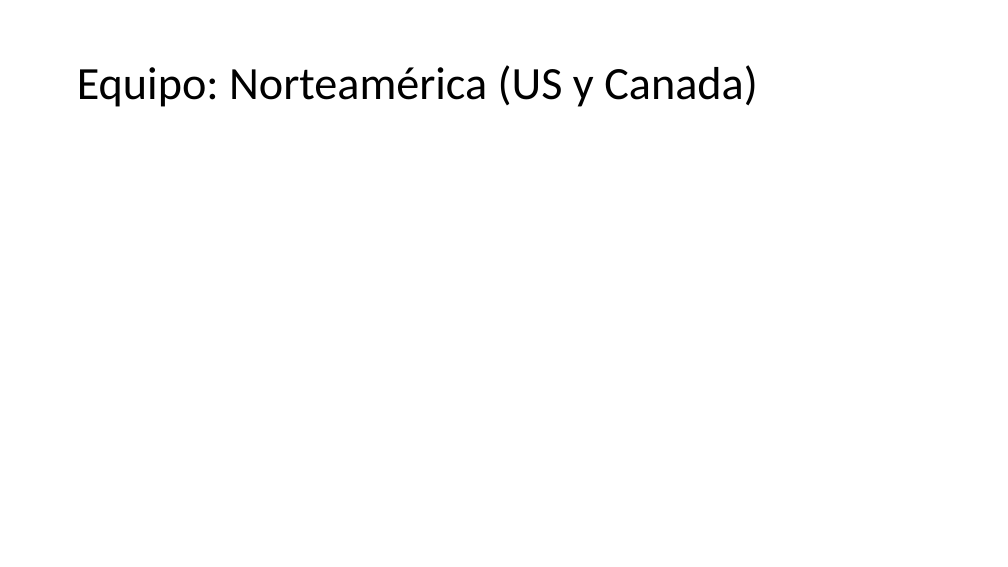
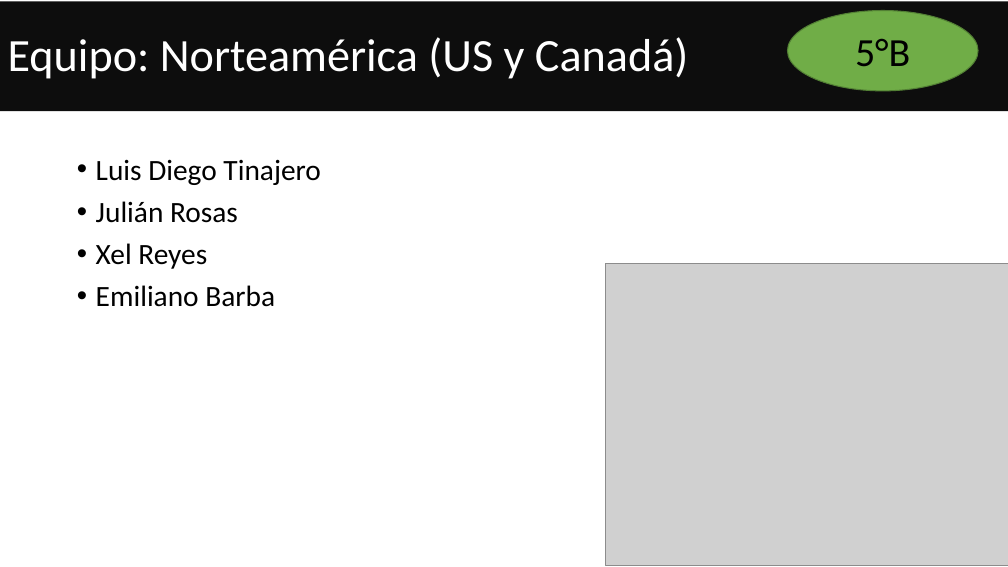
Before and after one commit to Adrifelcha/afchavez-019, a slide deck: slide 9 of JeanPiaget/2019-2020/Presentaciones/Quinto/ActividadContingencia.pptx (slide 6 before the commit). Drawn at 1008x567 pixels with LibreOffice and Linux fonts; fonts in the diff are those of the drawing; grey boxes stand for pictures. Boxes give left, top, right and bottom in pixels: in the first picture for what was removed or moved away, otherwise in the second. Text is boxed around its words. In the diff, an @@ line names an element or a change of style, - is before the commit and + after.

```diff
--- a/JeanPiaget/2019-2020/Presentaciones/Quinto/ActividadContingencia.pptx
+++ b/JeanPiaget/2019-2020/Presentaciones/Quinto/ActividadContingencia.pptx
@@ rectangle added at (0,2,1008,111), fill #0D0D0D, 44 pt, text #FFFFFF @@
+Equipo: Norteamérica (US y Canadá)
@@ ellipse added at (788,11,979,91), fill #70AD47, outline #538035 1 pt, 38 pt, text #000000 @@
+5°B
@@ text added at (96,159,320,307), 28 pt, text #000000 @@
+• Luis Diego Tinajero
+• Julián Rosas
+• Xel Reyes
+• Emiliano Barba
@@ picture added at (605,263,1008,566) @@
```
Also in this commit, not shown: 2 other slides changed, 12 slides added, 9 slides removed, 2 other files.
